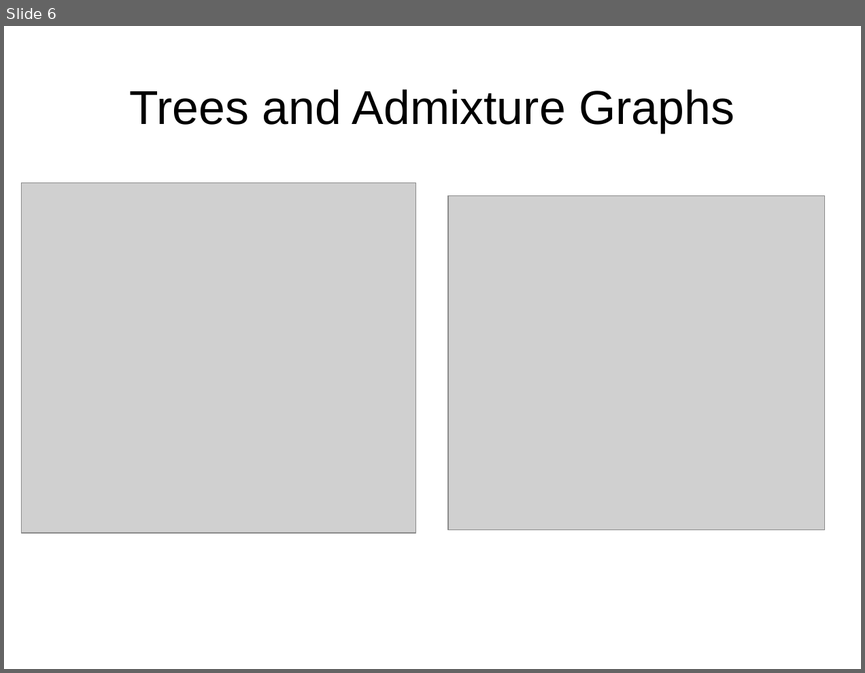
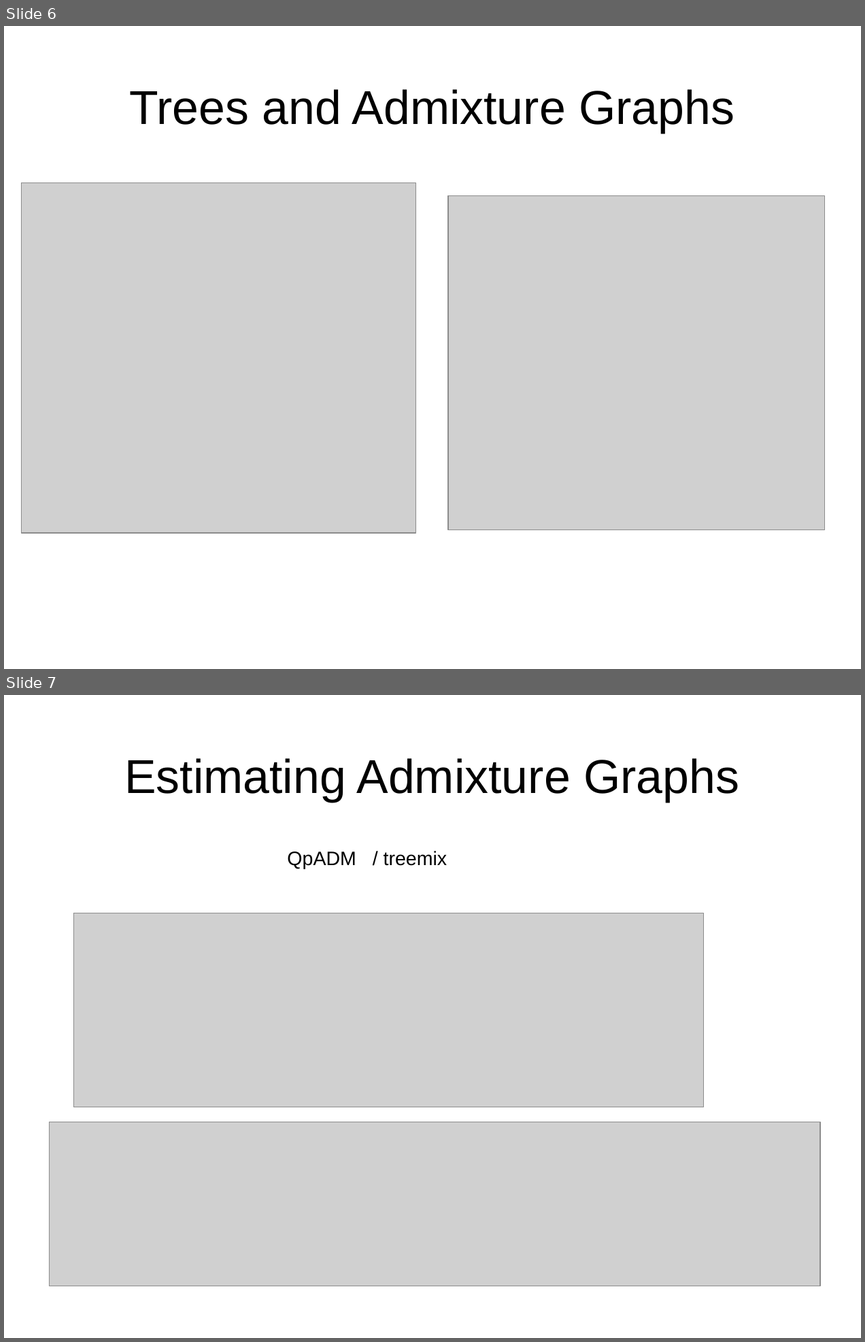
Before and after one commit to BenjaminPeter/cph_course, a slide deck: cph2021_peter_day2.odp. Shown one above the other, each under a label of ours: slide 6 before the commit, slides 6 and 7 after it. The pictures are 865x673 and 865x1342 pixels, drawn with LibreOffice and Linux fonts; fonts in the diff are those of the drawing; grey boxes stand for pictures. Boxes give left, top, right and bottom in pixels: in the first picture for what was removed or moved away, otherwise in the second. Text is boxed around its words. In the diff, an @@ line names an element or a change of style, - is before the commit and + after.

Commit message:
*pdf

```diff
--- a/cph2021_peter_day2.odp
+++ b/cph2021_peter_day2.odp
@@ slide 7 added at <box>4,695,861,1338</box>, background #FFFFFF @@
@@ title added at <box>124,758,739,802</box>, 44 pt, text #000000 @@
+Estimating Admixture Graphs
@@ text added at <box>287,851,447,869</box>, 18 pt, text #000000 @@
+QpADM / treemix
@@ picture added at <box>74,913,704,1107</box> @@
@@ picture added at <box>49,1122,821,1286</box> @@
```
